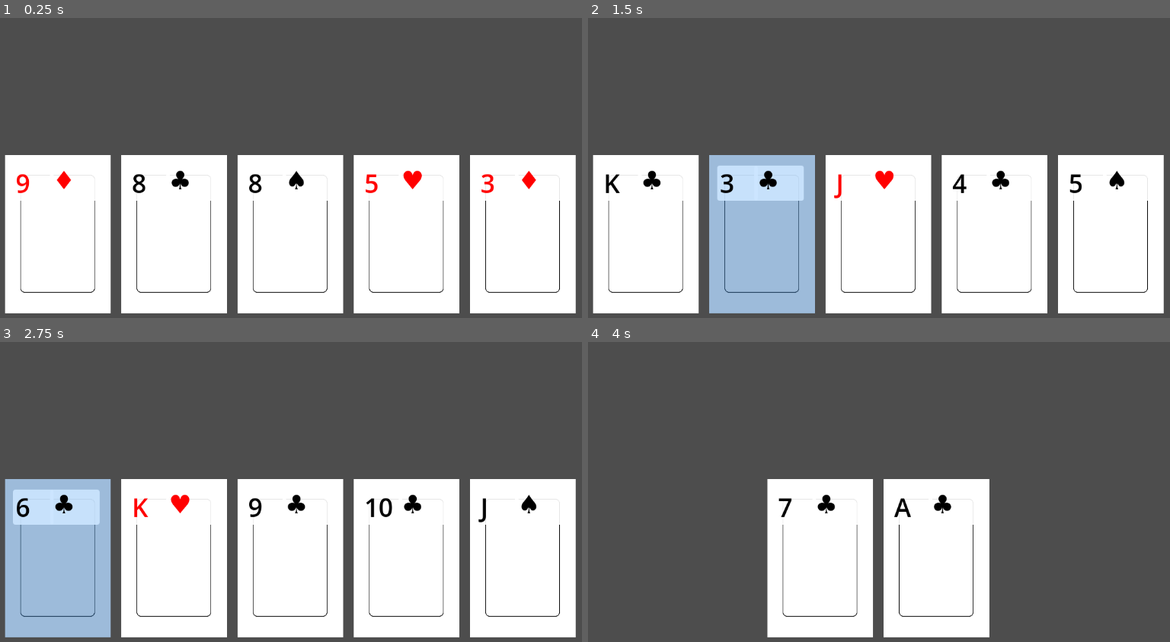
Above: before the commit, frames 1-4 (two rows, left to right).
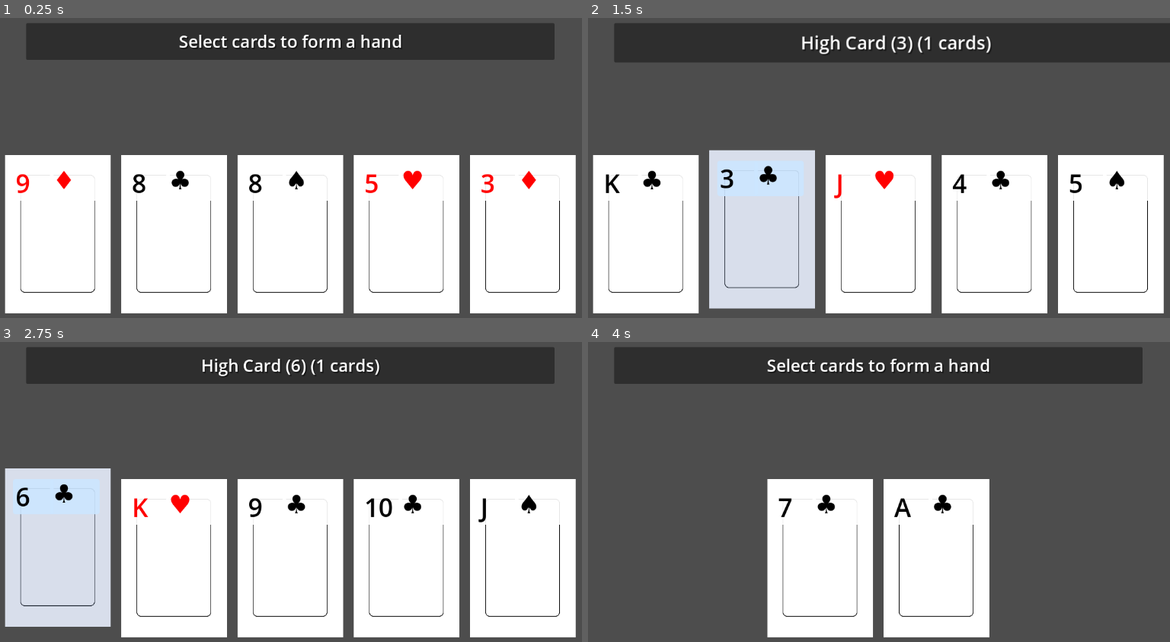
Above: after the commit, the same moments.

Repository: siwanetzu/cardgame
Game: Godot game, scene res://card_manager.tscn
Two runs of this game, one before a commit and one after it. Both use one fixed random seed, a clock stepped at 60 frames per second and the inputs below.
Inputs (mouse positions are in pixels of both pictures, inside the frame that each line leads up to):
- Up to frame 1 (0.25 s): no input
- Up to frame 2 (1.5 s): tap Enter (ui_accept) at 0.5, 1.35 s; move the mouse to (646, 234) at 0.52 s; hold Enter (ui_accept) 0.53-1.28 s; click (646, 234) at 0.67 s; move the mouse to (762, 234) at 1.27 s; click (762, 234) at 1.42 s
- Up to frame 3 (2.75 s): tap Enter (ui_accept) at 1.52, 1.82 s; move the mouse to (58, 558) at 2.02 s; hold Enter (ui_accept) from 2.03 s (still down); click (58, 558) at 2.17 s
- Up to frame 4 (4 s): move the mouse to (762, 558) at 2.77 s; release Enter (ui_accept) at 2.78 s; tap Enter (ui_accept) at 2.85, 3.02, 3.32 s; click (762, 558) at 2.92 s; move the mouse to (646, 558) at 3.52 s; hold Enter (ui_accept) from 3.53 s (still down); click (646, 558) at 3.67 s

The runs differ from the first frame. In frame 1, 11% of the frame differs, in the area x 4-96%, y 1-14%; in frame 2, 21%, in the area x 4-100%, y 1-99%; in frame 3, 20%; in frame 4, 11%.

Commit message:
Balatro v0.2 - selections and UI for showing hand evaluation

Diff:
--- a/card_manager.gd
+++ b/card_manager.gd
@@ -2,19 +2,38 @@
 
 @onready var deck = $Deck  # Reference to deck system
 @onready var card_container = $CardContainer  # Where drawn cards are displayed
+@onready var hand_label = $HandDisplay/MarginContainer/HandLabel
+@onready var hand_display = $HandDisplay
 
 @export var card_scene: PackedScene  # Assign Card.tscn in the Inspector
 
 var selected_cards = []
+var hand_evaluator = HandEvaluator.new()
+
+# Colors for different hand ranks
+const HAND_COLORS = {
+	HandEvaluator.HandRank.ROYAL_FLUSH: Color(1, 0.84, 0, 1),      # Gold
+	HandEvaluator.HandRank.STRAIGHT_FLUSH: Color(0.85, 0.65, 0.8, 1),  # Pink
+	HandEvaluator.HandRank.FOUR_OF_A_KIND: Color(0.6, 0.8, 1, 1),   # Light Blue
+	HandEvaluator.HandRank.FULL_HOUSE: Color(0.8, 0.6, 1, 1),     # Purple
+	HandEvaluator.HandRank.FLUSH: Color(0.6, 1, 0.6, 1),          # Light Green
+	HandEvaluator.HandRank.STRAIGHT: Color(1, 0.8, 0.4, 1),       # Light Orange
+	HandEvaluator.HandRank.THREE_OF_A_KIND: Color(1, 0.6, 0.6, 1), # Light Red
+	HandEvaluator.HandRank.TWO_PAIR: Color(0.8, 0.8, 1, 1),       # Light Purple
+	HandEvaluator.HandRank.PAIR: Color(0.9, 0.9, 0.9, 1),         # Light Grey
+	HandEvaluator.HandRank.HIGH_CARD: Color(1, 1, 1, 1),          # White
+}
 
 func _ready():
 	draw_hand(5)  # Draw 5 cards when the game starts
+	update_hand_display("Select cards to form a hand", Color(1, 1, 1, 1))
 
 func draw_hand(count):
 	# Clear any existing cards
 	for child in card_container.get_children():
 		child.queue_free()
 	selected_cards.clear()
+	update_hand_display("Select cards to form a hand", Color(1, 1, 1, 1))
 
 	# Draw new cards
 	for i in range(count):
@@ -35,11 +54,10 @@
 	else:
 		selected_cards.erase(card)
 
-	print("Selected cards:", get_selected_cards_string())
-
-	# Here you can add logic to evaluate poker hands when cards are selected
-	if selected_cards.size() == 5:
+	if selected_cards.size() > 0:
 		evaluate_hand()
+	else:
+		update_hand_display("Select cards to form a hand", Color(1, 1, 1, 1))
 
 func get_selected_cards_string() -> String:
 	var cards = []
@@ -48,8 +66,46 @@
 	return ", ".join(cards)
 
 func evaluate_hand():
-	# TODO: Implement poker hand evaluation
-	print("Evaluating hand with cards:", get_selected_cards_string())
+	var result = hand_evaluator.evaluate_hand(selected_cards)
+	var message = result.name
+
+	# Add additional details based on the hand type
+	match result.rank:
+		HandEvaluator.HandRank.ROYAL_FLUSH:
+			message += " of " + result.suit
+		HandEvaluator.HandRank.STRAIGHT_FLUSH:
+			message += " (" + result.high_card + " high) of " + result.suit
+		HandEvaluator.HandRank.FOUR_OF_A_KIND:
+			message += " (" + result.value + "s)"
+		HandEvaluator.HandRank.FULL_HOUSE:
+			message += " (" + result.three_rank + "s over " + result.pair_rank + "s)"
+		HandEvaluator.HandRank.FLUSH:
+			message += " of " + result.suit
+		HandEvaluator.HandRank.STRAIGHT:
+			message += " (" + result.high_card + " high)"
+		HandEvaluator.HandRank.THREE_OF_A_KIND:
+			message += " (" + result.value + "s)"
+		HandEvaluator.HandRank.TWO_PAIR:
+			message += " (" + result.high_pair + "s and " + result.low_pair + "s)"
+		HandEvaluator.HandRank.PAIR:
+			message += " of " + result.value + "s"
+		HandEvaluator.HandRank.HIGH_CARD:
+			message += " (" + result.high_card + ")"
+
+	# Add number of cards used
+	message += " (%d cards)" % selected_cards.size()
+
+	# Update the display with the result
+	update_hand_display(message, HAND_COLORS[result.rank])
+
+	# Animate the display
+	var tween = create_tween()
+	tween.tween_property(hand_display, "scale", Vector2(1.1, 1.1), 0.1)
+	tween.tween_property(hand_display, "scale", Vector2(1.0, 1.0), 0.1)
+
+func update_hand_display(text: String, color: Color):
+	hand_label.text = text
+	hand_label.add_theme_color_override("font_color", color)
 
 # Add a button to redraw the hand
 func _input(event):
--- a/card_manager.tscn
+++ b/card_manager.tscn
@@ -24,3 +24,31 @@
 grow_vertical = 2
 theme_override_constants/separation = 20
 alignment = 1
+
+[node name="HandDisplay" type="PanelContainer" parent="."]
+anchors_preset = 5
+anchor_left = 0.5
+anchor_right = 0.5
+offset_left = 100.0
+offset_top = 50.0
+offset_right = 1100.0
+offset_bottom = 120.0
+grow_horizontal = 2
+
+[node name="MarginContainer" type="MarginContainer" parent="HandDisplay"]
+layout_mode = 2
+theme_override_constants/margin_left = 20
+theme_override_constants/margin_top = 10
+theme_override_constants/margin_right = 20
+theme_override_constants/margin_bottom = 10
+
+[node name="HandLabel" type="Label" parent="HandDisplay/MarginContainer"]
+layout_mode = 2
+theme_override_colors/font_color = Color(1, 1, 1, 1)
+theme_override_colors/font_shadow_color = Color(0, 0, 0, 0.5)
+theme_override_constants/shadow_offset_x = 2
+theme_override_constants/shadow_offset_y = 2
+theme_override_font_sizes/font_size = 32
+text = "Select 5 cards to evaluate hand"
+horizontal_alignment = 1
+vertical_alignment = 1
--- a/control.gd
+++ b/control.gd
@@ -3,6 +3,11 @@
 var _rank: String = "A"
 var _suit: String = "♠"
 var is_selected: bool = false
+var original_position: Vector2
+var HOVER_TINT = Color(0.85, 0.85, 0.85, 1.0)  # Dark grey tint
+var SELECTION_TINT = Color(0.8, 0.9, 1.0, 1.0)  # Subtle blue tint
+var SELECTION_RAISE = -20  # Pixels to raise the card when selected
+var HOVER_RAISE = -10  # Pixels to raise when hovering
 
 @export var rank: String:
 	get:
@@ -25,15 +30,22 @@
 	mouse_entered.connect(_on_mouse_entered)
 	mouse_exited.connect(_on_mouse_exited)
 	gui_input.connect(_on_gui_input)
+	original_position = position
 	update_display()
 
 func _on_mouse_entered():
 	if not is_selected:
-		modulate = Color(0.9, 0.9, 1.0, 1.0)  # Slight blue tint for hover
+		modulate = HOVER_TINT
+		# Create a smooth animation for raising the card
+		var tween = create_tween()
+		tween.tween_property(self, "position:y", original_position.y + HOVER_RAISE, 0.1).set_trans(Tween.TRANS_SINE)
 
 func _on_mouse_exited():
 	if not is_selected:
-		modulate = Color(1, 1, 1, 1.0)  # Reset to normal
+		modulate = Color(1, 1, 1, 1.0)
+		# Smoothly return to original position
+		var tween = create_tween()
+		tween.tween_property(self, "position:y", original_position.y, 0.1).set_trans(Tween.TRANS_SINE)
 
 func _on_gui_input(event: InputEvent):
 	if event is InputEventMouseButton and event.button_index == MOUSE_BUTTON_LEFT:
@@ -42,14 +54,18 @@
 
 func toggle_selection():
 	is_selected = !is_selected
+	var tween = create_tween()
+
 	if is_selected:
-		modulate = Color(0.8, 0.9, 1.0, 1.0)  # Blue tint for selection
-		# Add a glow effect
-		var glow = RectangleShape2D.new()
-		glow.size = Vector2(200, 300)
+		modulate = SELECTION_TINT
+		# Raise the card higher than hover and add blue tint
+		tween.tween_property(self, "position:y", original_position.y + SELECTION_RAISE, 0.15).set_trans(Tween.TRANS_SINE)
+		# Add glow effect
 		$CardSprite.material = load("res://glow_material.tres") if ResourceLoader.exists("res://glow_material.tres") else null
 	else:
-		modulate = Color(1, 1, 1, 1.0)  # Reset to normal
+		modulate = Color(1, 1, 1, 1.0)
+		# Return to original position
+		tween.tween_property(self, "position:y", original_position.y, 0.15).set_trans(Tween.TRANS_SINE)
 		$CardSprite.material = null
 
 	# Emit signal for card manager to handle game logic
--- a/glow_material.tres
+++ b/glow_material.tres
@@ -3,24 +3,24 @@
 [sub_resource type="Shader" id="Shader_1"]
 code = "shader_type canvas_item;
 
-uniform vec4 glow_color : source_color = vec4(0.0, 0.5, 1.0, 0.3);
+uniform vec4 glow_color : source_color = vec4(0.4, 0.6, 1.0, 0.2);
 
 void fragment() {
     vec4 current_color = texture(TEXTURE, UV);
     vec4 glow = glow_color;
 
-    // Create a soft glow effect
+    // Create a softer glow effect
     float glow_amount = 0.0;
-    for(float x = -3.0; x <= 3.0; x++) {
-        for(float y = -3.0; y <= 3.0; y++) {
-            vec2 offset = vec2(x, y) * 0.01;
+    for(float x = -2.0; x <= 2.0; x++) {
+        for(float y = -2.0; y <= 2.0; y++) {
+            vec2 offset = vec2(x, y) * 0.008;
             glow_amount += texture(TEXTURE, UV + offset).a;
         }
     }
-    glow_amount = glow_amount / 49.0;
+    glow_amount = glow_amount / 25.0;
 
-    // Mix the original color with the glow
-    COLOR = mix(current_color, glow, glow_amount * glow.a);
+    // Softer mix for the glow
+    COLOR = mix(current_color, glow, glow_amount * glow.a * 0.7);
 }"
 
 [resource]
--- /dev/null
+++ b/hand_evaluator.gd
@@ -0,0 +1,235 @@
+extends Node
+
+class_name HandEvaluator
+
+enum HandRank {
+	HIGH_CARD = 0,
+	PAIR = 1,
+	TWO_PAIR = 2,
+	THREE_OF_A_KIND = 3,
+	STRAIGHT = 4,
+	FLUSH = 5,
+	FULL_HOUSE = 6,
+	FOUR_OF_A_KIND = 7,
+	STRAIGHT_FLUSH = 8,
+	ROYAL_FLUSH = 9
+}
+
+# Convert card ranks to numeric values for comparison
+var rank_values = {
+	"2": 2, "3": 3, "4": 4, "5": 5, "6": 6, "7": 7, "8": 8, "9": 9, "10": 10,
+	"J": 11, "Q": 12, "K": 13, "A": 14
+}
+
+# Evaluate a hand of cards and return the best poker hand
+func evaluate_hand(cards: Array) -> Dictionary:
+	if cards.size() == 0:
+		return {"rank": HandRank.HIGH_CARD, "name": "No Cards Selected", "cards": []}
+
+	var ranks = []
+	var suits = []
+	for card in cards:
+		ranks.append(card.rank)
+		suits.append(card.suit)
+
+	# Check for each hand type based on number of cards
+	if cards.size() >= 5:
+		var result = check_royal_flush(ranks, suits)
+		if result: return result
+
+		result = check_straight_flush(ranks, suits)
+		if result: return result
+
+	if cards.size() >= 4:
+		var result = check_four_of_a_kind(ranks)
+		if result: return result
+
+	if cards.size() >= 5:
+		var result = check_full_house(ranks)
+		if result: return result
+
+		result = check_flush(suits)
+		if result: return result
+
+		result = check_straight(ranks)
+		if result: return result
+
+	if cards.size() >= 3:
+		var result = check_three_of_a_kind(ranks)
+		if result: return result
+
+	if cards.size() >= 4:
+		var result = check_two_pair(ranks)
+		if result: return result
+
+	if cards.size() >= 2:
+		var result = check_pair(ranks)
+		if result: return result
+
+	# If no other hand or just one card, return high card
+	return {
+		"rank": HandRank.HIGH_CARD,
+		"name": "High Card",
+		"high_card": get_highest_card(ranks)
+	}
+
+func check_royal_flush(ranks: Array, suits: Array) -> Dictionary:
+	if !is_flush(suits): return {}
+	var values = convert_to_values(ranks)
+	values.sort()
+	if values == [10, 11, 12, 13, 14]:
+		return {
+			"rank": HandRank.ROYAL_FLUSH,
+			"name": "Royal Flush",
+			"suit": suits[0]
+		}
+	return {}
+
+func check_straight_flush(ranks: Array, suits: Array) -> Dictionary:
+	if !is_flush(suits): return {}
+	var straight = check_straight(ranks)
+	if straight.is_empty(): return {}
+	return {
+		"rank": HandRank.STRAIGHT_FLUSH,
+		"name": "Straight Flush",
+		"high_card": straight.high_card,
+		"suit": suits[0]
+	}
+
+func check_four_of_a_kind(ranks: Array) -> Dictionary:
+	var count = count_ranks(ranks)
+	for rank in count:
+		if count[rank] == 4:
+			return {
+				"rank": HandRank.FOUR_OF_A_KIND,
+				"name": "Four of a Kind",
+				"value": rank
+			}
+	return {}
+
+func check_full_house(ranks: Array) -> Dictionary:
+	var count = count_ranks(ranks)
+	var three_rank = ""
+	var pair_rank = ""
+
+	for rank in count:
+		if count[rank] == 3:
+			three_rank = rank
+		elif count[rank] == 2:
+			pair_rank = rank
+
+	if three_rank and pair_rank:
+		return {
+			"rank": HandRank.FULL_HOUSE,
+			"name": "Full House",
+			"three_rank": three_rank,
+			"pair_rank": pair_rank
+		}
+	return {}
+
+func check_flush(suits: Array) -> Dictionary:
+	if is_flush(suits):
+		return {
+			"rank": HandRank.FLUSH,
+			"name": "Flush",
+			"suit": suits[0]
+		}
+	return {}
+
+func check_straight(ranks: Array) -> Dictionary:
+	var values = convert_to_values(ranks)
+	values.sort()
+
+	# Check for Ace-low straight (A,2,3,4,5)
+	if values == [2, 3, 4, 5, 14]:
+		return {
+			"rank": HandRank.STRAIGHT,
+			"name": "Straight",
+			"high_card": "5"
+		}
+
+	# Check for normal straight
+	for i in range(values.size() - 1):
+		if values[i + 1] - values[i] != 1:
+			return {}
+
+	return {
+		"rank": HandRank.STRAIGHT,
+		"name": "Straight",
+		"high_card": ranks[values.find(values.max())]
+	}
+
+func check_three_of_a_kind(ranks: Array) -> Dictionary:
+	var count = count_ranks(ranks)
+	for rank in count:
+		if count[rank] == 3:
+			return {
+				"rank": HandRank.THREE_OF_A_KIND,
+				"name": "Three of a Kind",
+				"value": rank
+			}
+	return {}
+
+func check_two_pair(ranks: Array) -> Dictionary:
+	var count = count_ranks(ranks)
+	var pairs = []
+	for rank in count:
+		if count[rank] == 2:
+			pairs.append(rank)
+
+	if pairs.size() == 2:
+		return {
+			"rank": HandRank.TWO_PAIR,
+			"name": "Two Pair",
+			"high_pair": get_highest_card(pairs),
+			"low_pair": get_lowest_card(pairs)
+		}
+	return {}
+
+func check_pair(ranks: Array) -> Dictionary:
+	var count = count_ranks(ranks)
+	for rank in count:
+		if count[rank] == 2:
+			return {
+				"rank": HandRank.PAIR,
+				"name": "Pair",
+				"value": rank
+			}
+	return {}
+
+# Helper functions
+func is_flush(suits: Array) -> bool:
+	return suits.count(suits[0]) == suits.size()
+
+func convert_to_values(ranks: Array) -> Array:
+	var values = []
+	for rank in ranks:
+		values.append(rank_values[rank])
+	return values
+
+func count_ranks(ranks: Array) -> Dictionary:
+	var count = {}
+	for rank in ranks:
+		if rank in count:
+			count[rank] += 1
+		else:
+			count[rank] = 1
+	return count
+
+func get_highest_card(ranks: Array) -> String:
+	var highest_value = -1
+	var highest_rank = ""
+	for rank in ranks:
+		if rank_values[rank] > highest_value:
+			highest_value = rank_values[rank]
+			highest_rank = rank
+	return highest_rank
+
+func get_lowest_card(ranks: Array) -> String:
+	var lowest_value = 999
+	var lowest_rank = ""
+	for rank in ranks:
+		if rank_values[rank] < lowest_value:
+			lowest_value = rank_values[rank]
+			lowest_rank = rank
+	return lowest_rank
